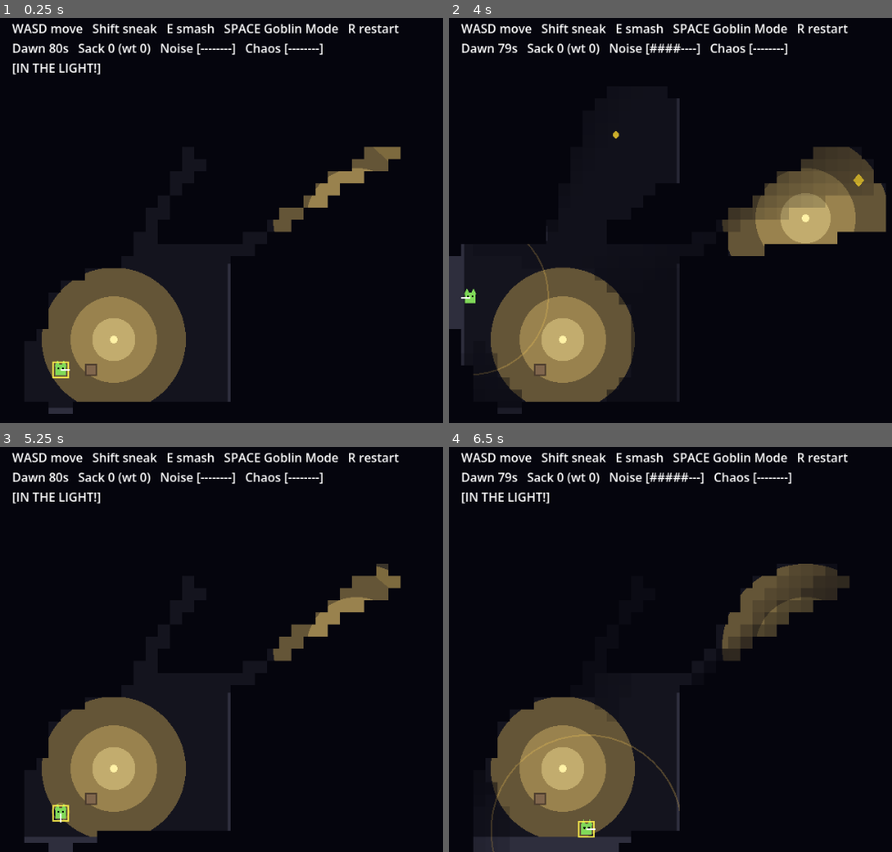
Above: before the commit, frames 1-4 (two rows, left to right).
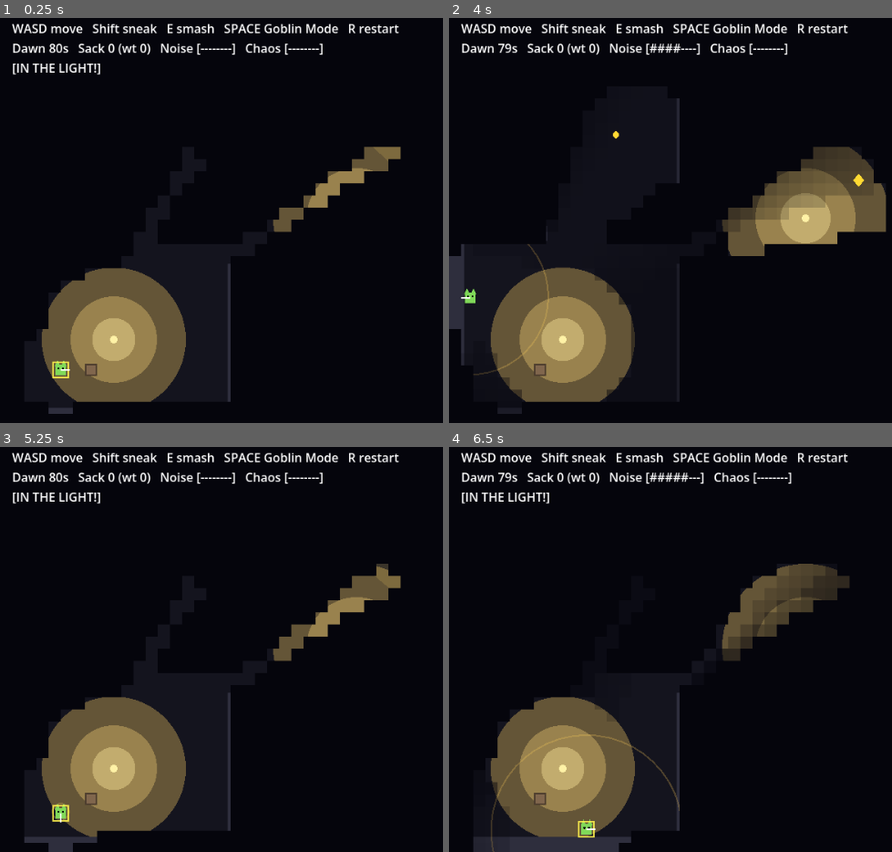
Above: after the commit, the same moments.

Repository: steverowley/goblin-mode
Game: Godot game, scene res://scenes/fun_probe.tscn
The game is run twice, just before and just after one commit, with the same random seed, the same clock (stepped at 60 frames per second) and the same inputs.
Inputs:
- Up to frame 1 (0.25 s): no input
- Up to frame 2 (4 s): tap Enter at 0.5 s; hold D 0.53-1.28 s; tap R at 0.6, 2.85 s; tap Space at 0.77, 1.52, 3.02, 3.77 s; hold S 1.28-2.03 s; tap E at 1.35, 3.6 s; hold D 2.03-2.78 s; hold Shift 2.03-2.78 s; hold W 2.78-3.53 s; hold A from 3.53 s (still down)
- Up to frame 3 (5.25 s): tap Shift at 4.35 s; tap Space at 4.52 s; release A at 5.03 s; hold S from 5.03 s (still down); tap R at 5.1 s
- Up to frame 4 (6.5 s): release S at 5.78 s; hold D from 5.78 s (still down); tap E at 5.85 s; tap Space at 6.02 s

The runs differ from the first frame. In frame 2, less than 0.1% of the frame differs, in the area x 37-94%, y 27-42%; in frame 3, less than 0.1%; in frame 4, less than 0.1%.

Commit message:
perf: bake lantern light, draw fog as one texture, reuse ray queries
Cut the memory fog's per-frame cost (from a Slice-5 audit) without changing
how it looks or plays:
- Bake each lantern's lit cells once (walls are static); per frame only the
  goblin's line-of-sight is raycast — roughly halves the fog raycasts.
- Render the fog as a single COLS x ROWS ImageTexture stretched over the play
  area (nearest filter) instead of ~2,000 per-cell draw_rect calls each frame.
- Reuse one PhysicsRayQueryParameters2D in fun_probe._clear and in the guard's
  line-of-sight / cone instead of allocating one per call; reuse the guard's
  cone-point buffer.
- Draw loot (and its forgotten '?') on the overlay above the fog so a freshly
  remembered shiny reads crisp instead of being muddied by a half-faded cell.

Also: initialise the fog texture to opaque black so there's no one-frame
'whole house visible' flash at startup, and drop the no-op
follow_viewport_enabled flags (there is no Camera2D).

Co-Authored-By: Claude Opus 4.8 (1M context) <noreply@anthropic.com>

Diff:
--- a/scripts/fun_probe.gd
+++ b/scripts/fun_probe.gd
@@ -61,7 +61,11 @@
 var _overlay: Node2D          # light-immune layer that keeps crit cues bright in the dark
 var _fog: Node2D              # the memory-fog draw node (on its own CanvasLayer)
 var _mem := PackedFloat32Array()   # per-cell visibility memory (0 black .. 1 clear)
+var _fog_img: Image                # COLS x ROWS image the fog texture is built from
+var _fog_tex: ImageTexture         # the fog, drawn as one stretched quad
 var _astar := AStarGrid2D.new()    # guard navigation grid (paths through doorways)
+var _ray := PhysicsRayQueryParameters2D.new()   # reused ray query (avoids per-call allocs)
+var _lantern_baked := false        # have we baked each lantern's lit cells yet?
 var _font: Font
 
 func _ready() -> void:
@@ -76,14 +80,19 @@
 func _init_fog() -> void:
 	# The memory fog lives on its own CanvasLayer above the world (so it covers
 	# the self-drawing walls/player/guard) but below the crit-cue overlay + HUD.
+	# It's drawn as ONE small COLS x ROWS texture stretched over the play area.
 	_mem.resize(COLS * ROWS)
 	_mem.fill(0.0)
+	_ray.collision_mask = 0b01
+	_fog_img = Image.create(COLS, ROWS, false, Image.FORMAT_RGBA8)
+	_fog_img.fill(Color(0.02, 0.02, 0.05, 1.0))   # start fully black (no startup flash before the first update)
+	_fog_tex = ImageTexture.create_from_image(_fog_img)
 	var fog_layer := CanvasLayer.new()
 	fog_layer.layer = 1
-	fog_layer.follow_viewport_enabled = true
 	add_child(fog_layer)
 	var fog := _FogDraw.new()
 	fog.probe = self
+	fog.texture_filter = CanvasItem.TEXTURE_FILTER_NEAREST   # crisp fog cells
 	fog_layer.add_child(fog)
 	_fog = fog
 
@@ -161,11 +170,10 @@
 	_player.noise_made.connect(_emit_noise)
 
 func _build_hud() -> void:
-	# Crit-cue overlay on its own CanvasLayer (immune to the night CanvasModulate),
-	# so guard markers, floaters, and the dawn vignette stay readable in the dark.
+	# Crit-cue overlay on its own CanvasLayer (above the fog), so loot, guard
+	# markers, floaters, and the dawn vignette stay readable through the dark.
 	var overlay_layer := CanvasLayer.new()
 	overlay_layer.layer = 2
-	overlay_layer.follow_viewport_enabled = true   # stay aligned if a camera is added later
 	add_child(overlay_layer)
 	var ov := _OverlayDraw.new()
 	ov.probe = self
@@ -283,9 +291,9 @@
 	return false
 
 func _clear(from: Vector2, to: Vector2) -> bool:
-	var space := get_world_2d().direct_space_state
-	var query := PhysicsRayQueryParameters2D.create(from, to, 0b01)
-	return space.intersect_ray(query).is_empty()
+	_ray.from = from
+	_ray.to = to
+	return get_world_2d().direct_space_state.intersect_ray(_ray).is_empty()
 
 # --- Memory fog -----------------------------------------------------------
 
@@ -306,6 +314,10 @@
 ## currently see (its cone, with line-of-sight) and cells a burning lantern lights
 ## (so lit rooms glow). Finally update each shiny's remembered-ness.
 func _update_fog(delta: float) -> void:
+	if not _lantern_baked:
+		_bake_lanterns()     # one-time: which cells each lantern lights (walls are live now)
+		_lantern_baked = true
+
 	for i in range(_mem.size()):
 		_mem[i] = maxf(_mem[i] - FADE * delta, 0.0)
 
@@ -323,21 +335,17 @@
 			elif d <= CONE_LEN and absf(f.angle_to(v)) <= CONE_HALF and _clear(gp, c):
 				_mem[_cell_idx(col, row)] = 1.0
 
-	# (b) Lit lanterns light up their room (re-revealed every frame while lit).
+	# (b) Lit lanterns light up their room. The lantern->cell visibility is baked
+	# once (walls are static); each frame we only test the goblin's line-of-sight,
+	# so a lit room behind a wall stays dark until you can see into it.
 	for L in _lanterns:
 		if not L.lit:
 			continue
-		var lb := _reveal_box(L.pos, L.radius)
-		for row in range(lb.position.y, lb.position.y + lb.size.y + 1):
-			for col in range(lb.position.x, lb.position.x + lb.size.x + 1):
-				var idx := _cell_idx(col, row)
-				if _mem[idx] >= 1.0:
-					continue
-				var c := _cell_center(col, row)
-				# Lit only where the lantern reaches it AND the goblin can see it —
-				# so a lit room behind a wall stays dark until you can see into it.
-				if c.distance_to(L.pos) <= L.radius and _clear(L.pos, c) and _clear(gp, c):
-					_mem[idx] = 1.0
+		for idx in L.cells:
+			if _mem[idx] >= 1.0:
+				continue
+			if _clear(gp, _cell_center(idx % COLS, idx / COLS)):
+				_mem[idx] = 1.0
 
 	# (c) Per-shiny memory from the cell it sits in (no extra raycasts).
 	for item in _loot:
@@ -348,6 +356,26 @@
 			item.mem = 1.0
 		else:
 			item.mem = maxf(0.0, item.mem - ITEM_FADE * delta)
+
+	# Bake the grid into the fog texture (drawn as one quad in _draw_fog).
+	for i in range(_mem.size()):
+		var m := _mem[i]
+		var a := 0.0 if m >= SEEN_T else 1.0 - m
+		_fog_img.set_pixel(i % COLS, i / COLS, Color(0.02, 0.02, 0.05, a))
+	_fog_tex.update(_fog_img)
+
+func _bake_lanterns() -> void:
+	# Per lantern, the cells within reach that have line-of-sight to it. Walls are
+	# static so this never changes; smashing a lantern just stops it being used.
+	for L in _lanterns:
+		var cells := PackedInt32Array()
+		var lb := _reveal_box(L.pos, L.radius)
+		for row in range(lb.position.y, lb.position.y + lb.size.y + 1):
+			for col in range(lb.position.x, lb.position.x + lb.size.x + 1):
+				var c := _cell_center(col, row)
+				if c.distance_to(L.pos) <= L.radius and _clear(L.pos, c):
+					cells.append(_cell_idx(col, row))
+		L["cells"] = cells
 
 # --- Guard navigation -----------------------------------------------------
 
@@ -482,8 +510,8 @@
 
 func _draw() -> void:
 	draw_rect(Rect2(0, 0, 960, 540), Color(0.08, 0.08, 0.12))
-	# Lanterns: a warm danger-pool for lit ones, drawn on the world canvas so the
-	# night hides it — you only see a pool when your vision cone falls across it.
+	# Lanterns: a warm danger-pool for lit ones, drawn on the world canvas under
+	# the memory fog — you only see a pool where a cell is currently revealed.
 	for L in _lanterns:
 		if L.lit:
 			draw_circle(L.pos, L.radius, Color(1.0, 0.82, 0.4, 0.34))
@@ -509,22 +537,15 @@
 		if not p.broken:
 			draw_rect(Rect2(p.pos.x - 7, p.pos.y - 7, 14, 14), Color(0.5, 0.4, 0.3))
 			draw_rect(Rect2(p.pos.x - 7, p.pos.y - 7, 14, 14), Color(0.3, 0.24, 0.18), false, 1.5)
-	# Loot — only the real diamond when it's currently seen / freshly remembered;
-	# once forgotten it becomes a "?" on the overlay instead (see _draw_overlay).
-	for item in _loot:
-		if not item.taken and item.get("mem", 0.0) >= REAL_THRESH:
-			var s: float = 9.0 if item.value >= 3 else 6.0
-			var p: Vector2 = item.pos
-			draw_colored_polygon(PackedVector2Array([
-				p + Vector2(0, -s), p + Vector2(s * 0.8, 0), p + Vector2(0, s), p + Vector2(-s * 0.8, 0),
-			]), Color(1.0, 0.85, 0.2))
+	# (Loot and its forgotten "?" are drawn on the overlay, above the fog, so they
+	# read crisp — see _draw_overlay.)
 
 func _label(pos: Vector2, text: String, color: Color) -> void:
 	if _font != null:
 		draw_string(_font, pos, text, HORIZONTAL_ALIGNMENT_LEFT, -1, 13, color)
 
-## A light-immune sibling canvas: redraws the gameplay-critical cues that must
-## stay readable even when the world is dimmed by the night CanvasModulate.
+## A canvas above the fog: redraws the gameplay-critical cues (loot, guard
+## markers, floaters, dawn vignette) so they stay readable through the dark.
 class _OverlayDraw extends Node2D:
 	var probe
 	func _draw() -> void:
@@ -546,6 +567,16 @@
 	if _state == "play" and _time_left < DAWN_RAMP:
 		var t: float = clampf(1.0 - _time_left / DAWN_RAMP, 0.0, 1.0)
 		cv.draw_rect(Rect2(0, 0, 960, 540), Color(0.95, 0.2, 0.1, 0.7 * t), false, 6.0 + 22.0 * t)
+	# Shinies the goblin sees / freshly remembers — drawn above the fog so they
+	# read crisp (never muddied by a half-faded fog cell).
+	for item in _loot:
+		if item.taken or item.get("mem", 0.0) < REAL_THRESH:
+			continue
+		var s: float = 9.0 if item.value >= 3 else 6.0
+		var p: Vector2 = item.pos
+		cv.draw_colored_polygon(PackedVector2Array([
+			p + Vector2(0, -s), p + Vector2(s * 0.8, 0), p + Vector2(0, s), p + Vector2(-s * 0.8, 0),
+		]), Color(1.0, 0.85, 0.2))
 	# Forgotten shinies — a fading "?" where the goblin remembers seeing loot.
 	for item in _loot:
 		if item.taken:
@@ -566,7 +597,8 @@
 	if _font != null:
 		cv.draw_string(_font, pos, text, HORIZONTAL_ALIGNMENT_LEFT, -1, 13, color)
 
-## The memory fog: a near-black rect over every cell, alpha = how forgotten it is.
+## The memory fog: one small COLS x ROWS texture (built in _update_fog), stretched
+## over the play area in a single draw instead of thousands of per-cell rects.
 class _FogDraw extends Node2D:
 	var probe
 	func _draw() -> void:
@@ -574,12 +606,4 @@
 			probe._draw_fog(self)
 
 func _draw_fog(cv: CanvasItem) -> void:
-	for row in range(ROWS):
-		for col in range(COLS):
-			var m := _mem[_cell_idx(col, row)]
-			if m >= SEEN_T:
-				continue                              # clear — skip (free)
-			var a := 1.0 - m
-			if a <= 0.02:
-				continue
-			cv.draw_rect(Rect2(col * CELL, row * CELL, CELL, CELL), Color(0.02, 0.02, 0.05, a))
+	cv.draw_texture_rect(_fog_tex, Rect2(0, 0, COLS * CELL, ROWS * CELL), false)
--- a/scripts/guard.gd
+++ b/scripts/guard.gd
@@ -63,6 +63,7 @@
 var _pi := 0                             # index of the next path node
 var _path_goal := Vector2.ZERO           # the goal the current path was built for
 var _repath_t := 0.0                     # countdown to the next path recompute
+var _ray := PhysicsRayQueryParameters2D.new()   # reused ray query (avoids per-call allocs)
 
 signal caught_player
 signal spotted          # emitted the instant it freshly spots you (for an "OI!")
@@ -84,6 +85,7 @@
 	rect.size = Vector2(32, 32)
 	cs.shape = rect
 	add_child(cs)
+	_ray.collision_mask = 0b01
 
 func set_tension(t: float) -> void:
 	_tension = clampf(t, 0.0, 1.0)
@@ -138,29 +140,29 @@
 	return _has_line_of_sight(_player.global_position)
 
 func _has_line_of_sight(point: Vector2) -> bool:
-	var space := get_world_2d().direct_space_state
-	var query := PhysicsRayQueryParameters2D.create(global_position, point, 0b01)
-	return space.intersect_ray(query).is_empty()
+	_ray.from = global_position
+	_ray.to = point
+	return get_world_2d().direct_space_state.intersect_ray(_ray).is_empty()
 
 ## Build the drawn cone as a fan of rays that STOP at the first wall, so the
 ## visible cone matches the line-of-sight the guard actually has.
 func _compute_cone() -> void:
-	_cone_pts = PackedVector2Array()
-	_cone_pts.append(Vector2.ZERO)
+	var steps := 18
+	var n := steps + 2
+	if _cone_pts.size() != n:
+		_cone_pts.resize(n)
+	_cone_pts[0] = Vector2.ZERO
 	var lit := _player != null and _player.is_lit
 	var view := view_dist_lit if lit else view_dist
 	var space := get_world_2d().direct_space_state
-	var steps := 18
 	var a0 := facing.angle() - half_fov
 	for i in range(steps + 1):
 		var a := a0 + (2.0 * half_fov) * (float(i) / float(steps))
 		var d := Vector2(cos(a), sin(a))
-		var q := PhysicsRayQueryParameters2D.create(global_position, global_position + d * view, 0b01)
-		var hit := space.intersect_ray(q)
-		if hit.is_empty():
-			_cone_pts.append(d * view)
-		else:
-			_cone_pts.append(hit.position - global_position)
+		_ray.from = global_position
+		_ray.to = global_position + d * view
+		var hit := space.intersect_ray(_ray)
+		_cone_pts[i + 1] = (d * view) if hit.is_empty() else (hit.position - global_position)
 
 # --- BRAIN ----------------------------------------------------------------
 
